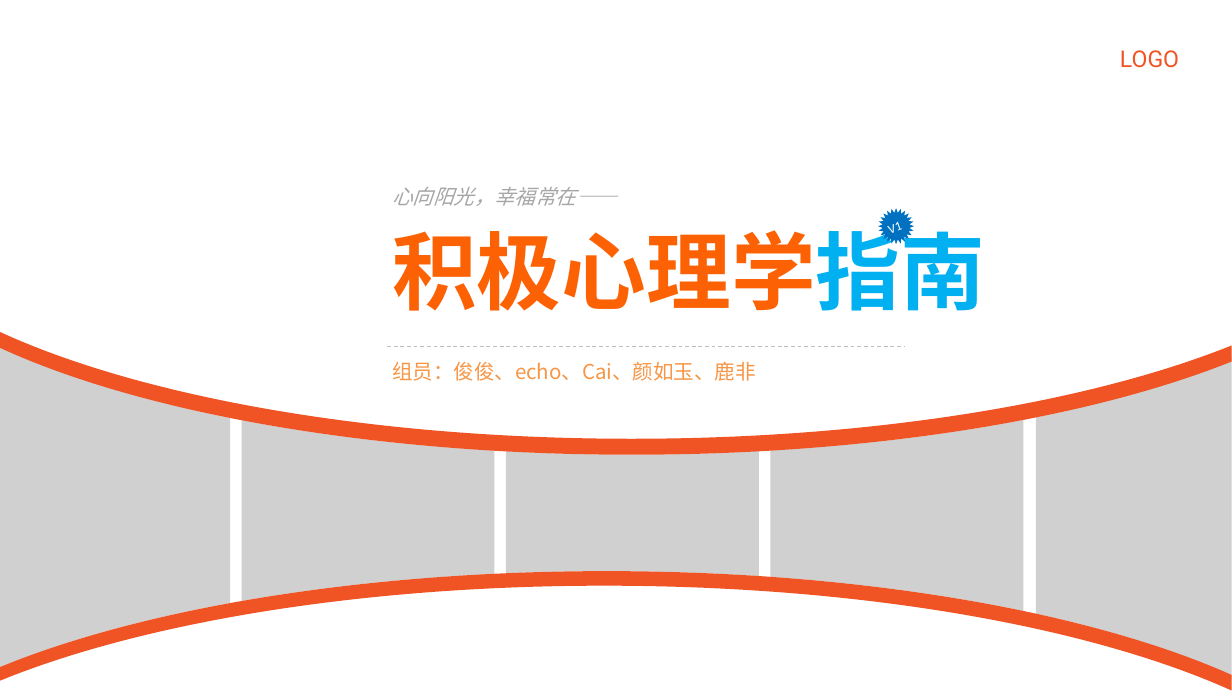
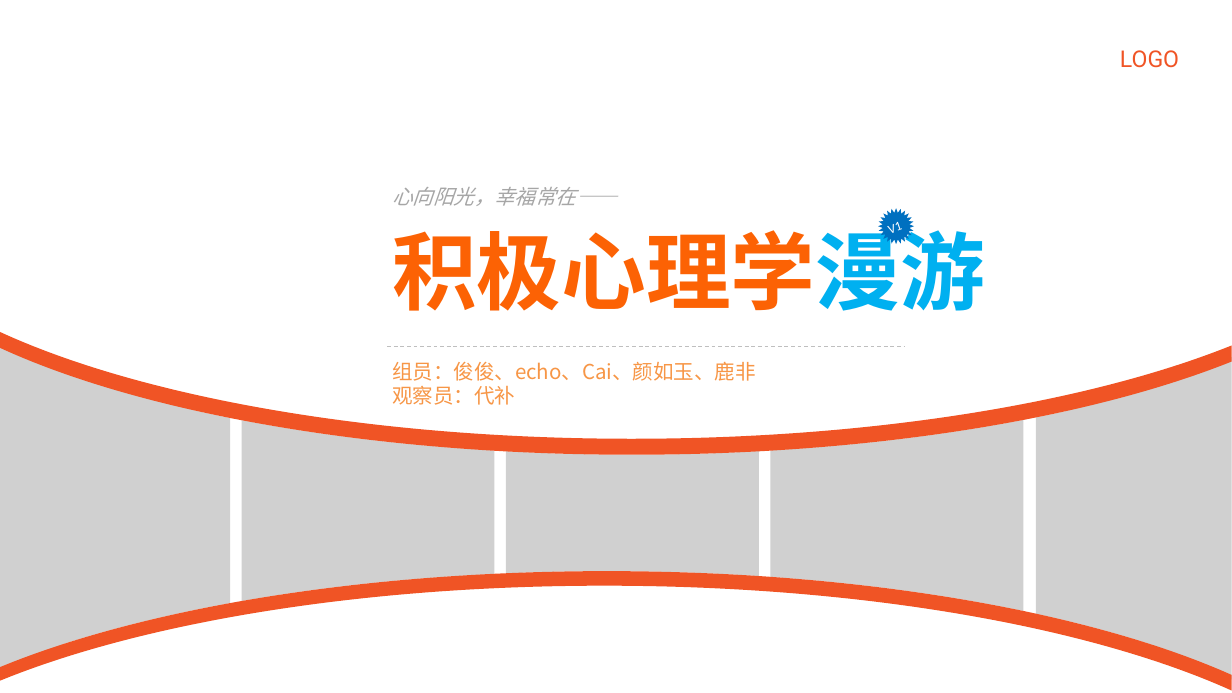
Before and after one commit to junstudys/positive-psychology, a slide deck: slide 1 of 积极心理学探索.pptx. Drawn at 1232x693 pixels with LibreOffice and Linux fonts; fonts in the diff are those of the drawing; grey boxes stand for pictures. Boxes give left, top, right and bottom in pixels: in the first picture for what was removed or moved away, otherwise in the second. Text is boxed around its words. In the diff, an @@ line names an element or a change of style, - is before the commit and + after.

```diff
--- a/积极心理学探索.pptx
+++ b/积极心理学探索.pptx
@@ text at (x1=392, y1=217, x2=985, y2=311): text changed @@
-积极心理学指南
+积极心理学漫游
@@ text at (x1=392, y1=386, x2=515, y2=405): paragraph added @@
+观察员：代补
```
Also in this commit, not shown: 8 other slides changed, 3 slides added, 5 slides removed, 8 other files.
